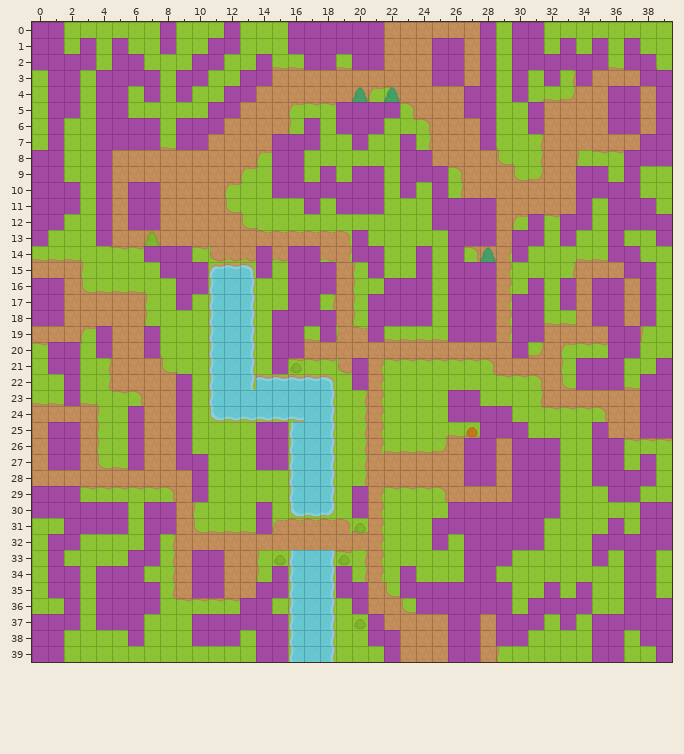
Tiled map (JSON), stored at assets/maps/default.json. Above is the file before it was changed.
Cells are 64x64 px. Shown: x 0..39, y 0..39.
Once edited:
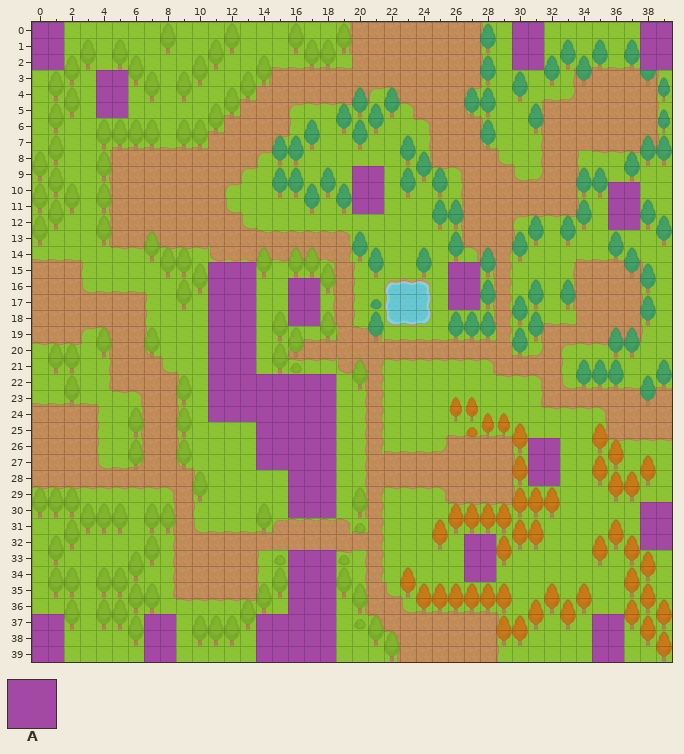
Key: from "collision": A 0.
_ is an empty cell, # one hidden under a higher layer.
What changed:
Layer "collision" (now hidden):
y 0: x 8 A -> _; x 12 A -> _; x 16..19 AAAA -> ____; x 28 A -> _
y 1: x 3 A -> _; x 5 A -> _; x 8 A -> _; x 11..12 AA -> __; x 16..19 AAAA -> ____; x 28 A -> _; x 33 A -> _; x 35 A -> _; x 37 A -> _
y 2: x 2..3 AA -> __; x 5..6 AA -> __; x 10..11 AA -> __; x 14 A -> _; x 17..18 AA -> __; x 28 A -> _; x 32..35 AAAA -> ____; x 37 A -> _
y 3: x 1..2 AA -> __; x 6..7 AA -> __; x 9..10 AA -> __; x 13..14 AA -> __; x 28 A -> _; x 30 A -> _; x 32 A -> _; x 34 A -> _; x 38..39 AA -> __
y 4: x 1..2 AA -> __; x 7 A -> _; x 9 A -> _; x 12..13 AA -> __; x 27..28 AA -> __; x 30 A -> _; x 39 A -> _
y 5: x 1..2 AA -> __; x 11..12 AA -> __; x 19..22 AAAA -> ____; x 27..28 AA -> __; x 31 A -> _; x 39 A -> _
y 6: x 1 A -> _; x 4..7 AAAA -> ____; x 9..11 AAA -> ___; x 17 A -> _; x 19..21 AAA -> ___; x 28 A -> _; x 31 A -> _; x 39 A -> _
y 7: x 1 A -> _; x 4..7 AAAA -> ____; x 9..10 AA -> __; x 15..17 AAA -> ___; x 20 A -> _; x 23 A -> _; x 28 A -> _; x 38..39 AA -> __
y 8: x 0..1 AA -> __; x 4 A -> _; x 15..16 AA -> __; x 23..24 AA -> __; x 37..39 AAA -> ___
y 9: x 0..1 AA -> __; x 4 A -> _; x 15..16 AA -> __; x 18 A -> _; x 23..25 AAA -> ___; x 34..35 AA -> __; x 37 A -> _
y 10: x 0..2 AAA -> ___; x 4 A -> _; x 15..19 AAAAA -> _____; x 23 A -> _; x 25 A -> _; x 34..35 AA -> __
y 11: x 0..2 AAA -> ___; x 4 A -> _; x 17 A -> _; x 19 A -> _; x 25..26 AA -> __; x 34 A -> _; x 38 A -> _
y 12: x 0..1 AA -> __; x 4 A -> _; x 25..26 AA -> __; x 31 A -> _; x 33..34 AA -> __; x 38..39 AA -> __
y 13: x 0 A -> _; x 4 A -> _; x 20 A -> _; x 26 A -> _; x 30..31 AA -> __; x 33 A -> _; x 36 A -> _; x 39 A -> _
y 14: x 7..9 AAA -> ___; x 14 A -> _; x 16..17 AA -> __; x 20..21 AA -> __; x 24 A -> _; x 26 A -> _; x 30 A -> _; x 36..37 AA -> __
y 15: x 8..10 AAA -> ___; x 14 A -> _; x 16..18 AAA -> ___; x 21 A -> _; x 24 A -> _; x 28 A -> _; x 37..38 AA -> __
y 16: x 9..10 AA -> __; x 18 A -> _; x 22..24 AAA -> ___; x 28 A -> _; x 31 A -> _; x 33 A -> _; x 38 A -> _
y 17: x 9 A -> _; x 21..24 AAAA -> ____; x 28 A -> _; x 30..31 AA -> __; x 33 A -> _; x 38 A -> _
y 18: x 15 A -> _; x 18 A -> _; x 21..24 AAAA -> ____; x 26..28 AAA -> ___; x 30..31 AA -> __; x 38 A -> _
y 19: x 4 A -> _; x 7 A -> _; x 15..16 AA -> __; x 18 A -> _; x 21 A -> _; x 26..28 AAA -> ___; x 30..31 AA -> __; x 36..37 AA -> __
y 20: x 1..2 AA -> __; x 4 A -> _; x 7 A -> _; x 15..16 AA -> __; x 30 A -> _; x 36..37 AA -> __
y 21: x 1..2 AA -> __; x 15 A -> _; x 20 A -> _; x 34..36 AAA -> ___; x 39 A -> _
y 22: x 2 A -> _; x 9 A -> _; x 20 A -> _; x 34..36 AAA -> ___; x 38..39 AA -> __
y 23: x 2 A -> _; x 9 A -> _; x 26..27 AA -> __; x 38 # -> _
y 24: x 6 A -> _; x 9 A -> _; x 26..29 AAAA -> ____
y 25: x 6 A -> _; x 9 A -> _; x 28..30 AAA -> ___; x 35 A -> _
y 26: x 6 A -> _; x 9 A -> _; x 30 A -> _; x 35..36 AA -> __
y 27: x 6 A -> _; x 9..10 AA -> __; x 30 A -> _; x 35..36 AA -> __; x 38 A -> _
y 28: x 10 A -> _; x 30 A -> _; x 35..38 AAAA -> ____
y 29: x 0..2 AAA -> ___; x 10 A -> _; x 20 A -> _; x 30..32 AAA -> ___; x 36..37 AA -> __
y 30: x 0..5 AAAAAA -> ______; x 7..8 AA -> __; x 14 A -> _; x 20 A -> _; x 26..32 AAAAAAA -> _______
y 31: x 2..5 AAAA -> ____; x 7..8 AA -> __; x 14 A -> _; x 25..31 AAAAAAA -> _______; x 36 A -> _
y 32: x 1..2 AA -> __; x 7 A -> _; x 25 A -> _; x 29..31 AAA -> ___; x 35..37 AAA -> ___
y 33: x 1 A -> _; x 6..7 AA -> __; x 29 A -> _; x 35 A -> _; x 37..38 AA -> __
y 34: x 1..2 AA -> __; x 4..6 AAA -> ___; x 15 A -> _; x 19 A -> _; x 23 A -> _; x 37..38 AA -> __
y 35: x 1..2 AA -> __; x 4..7 AAAA -> ____; x 14..15 AA -> __; x 19..20 AA -> __; x 23..29 AAAAAAA -> _______; x 32 A -> _; x 34 A -> _; x 37..38 AA -> __
y 36: x 2 A -> _; x 4..7 AAAA -> ____; x 13..14 AA -> __; x 20 A -> _; x 24..29 AAAAAA -> ______; x 31..34 AAAA -> ____; x 37..39 AAA -> ___
y 37: x 2 A -> _; x 4..6 AAA -> ___; x 10..13 AAAA -> ____; x 21 A -> _; x 29..31 AAA -> ___; x 33 A -> _; x 37..39 AAA -> ___
y 38: x 6 A -> _; x 10..12 AAA -> ___; x 21..22 AA -> __; x 29..30 AA -> __; x 38..39 AA -> __
y 39: x 22 A -> _; x 39 A -> _
Layer "huts" (now hidden):
y 0: x 20..21 AA -> __
y 1..2: x 20..21 AA -> __; x 25..26 AA -> __
y 3: x 25..26 AA -> __
y 4..6: x 36..37 AA -> __
y 10: x 6..7 AA -> __
y 11..12: x 6..7 AA -> __; x 27..28 AA -> __
y 13: x 27..28 AA -> __
y 16..18: x 0..1 AA -> __; x 35..36 AA -> __
y 23..24: x 38..39 AA -> __
y 25: x 1..2 AA -> __; x 38..39 AA -> __
y 26..27: x 1..2 AA -> __; x 27..28 AA -> __
y 28: x 27..28 AA -> __
y 33..35: x 10..11 AA -> __
y 37..39: x 26..27 AA -> __
Layer "spawns":
y 0..1: x 38..39 __ -> AA
y 2: x 39 _ -> A
y 15..21: x 11..13 ___ -> AAA
y 22..24: x 11..18 ________ -> AAAAAAAA
y 25..30: x 16..18 ___ -> AAA
y 33..36: x 16..18 ___ -> AAA
y 37..39: x 7..8 __ -> AA; x 16..18 ___ -> AAA
Changed places in both pictures, as pixel boxes (x1, y1, x2, y2):
changed: (32, 22, 672, 662)
